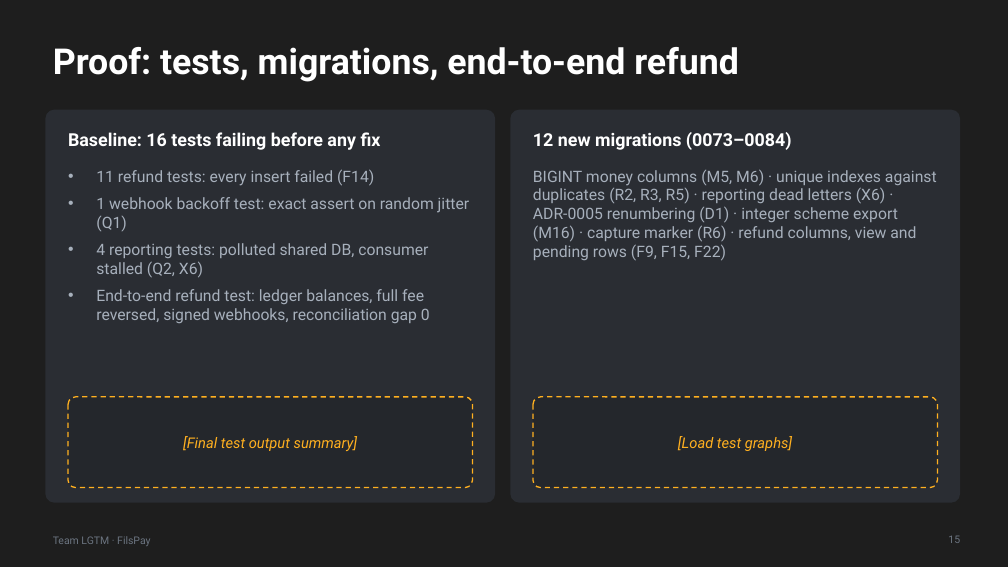
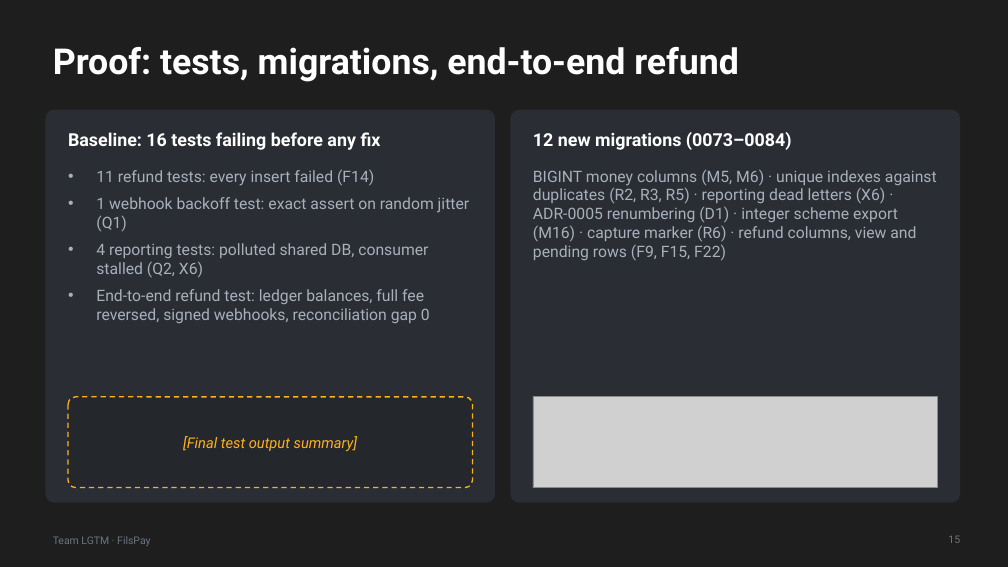
Before and after one commit to akheelnazim/fils-pay, a slide deck: slide 15 of submission/LGTM_FilsPay_Slides.pptx. Drawn at 1008x567 pixels with LibreOffice and Linux fonts; fonts in the diff are those of the drawing; grey boxes stand for pictures. Boxes give left, top, right and bottom in pixels: in the first picture for what was removed or moved away, otherwise in the second. Text is boxed around its words. In the diff, an @@ line names an element or a change of style, - is before the commit and + after.

Commit message:
docs(capacity): record production load test results, charts and capacity report
What: Executes automated k6 load tests against the Dilmune Cloud production
deployment (139.59.92.10) and documents the measured results across
submission/LGTM_FilsPay_Submission.docx, submission/LGTM_FilsPay_Slides.pptx,
submission/capacity-load-test.md, and new loadtest/ runner scripts and charts.
Why: Replaces pending capacity/load-test placeholders in the hackathon submission
with real verified production data.
Impact: Demonstrates verified capacity of 200 concurrent simulated users at
123.4 req/s (peak 180 req/s) with 0.00% error rate across 19,610 requests;
confirms memory stability at 128 MB RSS peak under streaming CSV exports (X3).
Details:
- Baseline FP-209 replication (30 VUs, 60s): 60.0 req/s, p50 233ms, p95 427ms, 0% errors.
- Capacity saturation ramp (25 to 200 VUs, 2m05s): 123.4 req/s, p50 478ms, p95 1.38s, 0% errors.
- Visual chart generated and embedded in docx and pptx (submission/loadtest.png).
- Public checkout token URL and live deployment URLs filled in.
Conflicts: Rebased onto origin/main (commit ebaa072). Merged build-doc.cjs and
build-deck.cjs with team's Tech Innovation theme updates, preserving fix counts
and theme styling while populating verified load test metrics and chart.

```diff
--- a/submission/LGTM_FilsPay_Slides.pptx
+++ b/submission/LGTM_FilsPay_Slides.pptx
@@ rounded rectangle removed at (x1=533, y1=397, x2=938, y2=488) @@
@@ picture added at (x1=533, y1=397, x2=938, y2=488) @@
@@ text removed at (x1=678, y1=436, x2=792, y2=451) @@
-[Load test graphs]
```
Also in this commit, not shown: 2 other slides changed, 14 other files.
